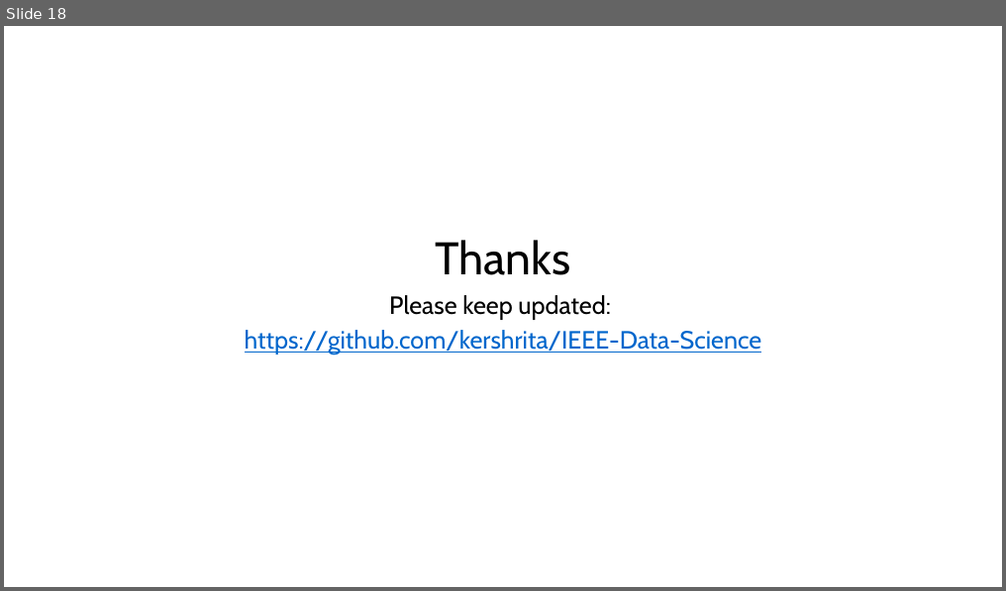
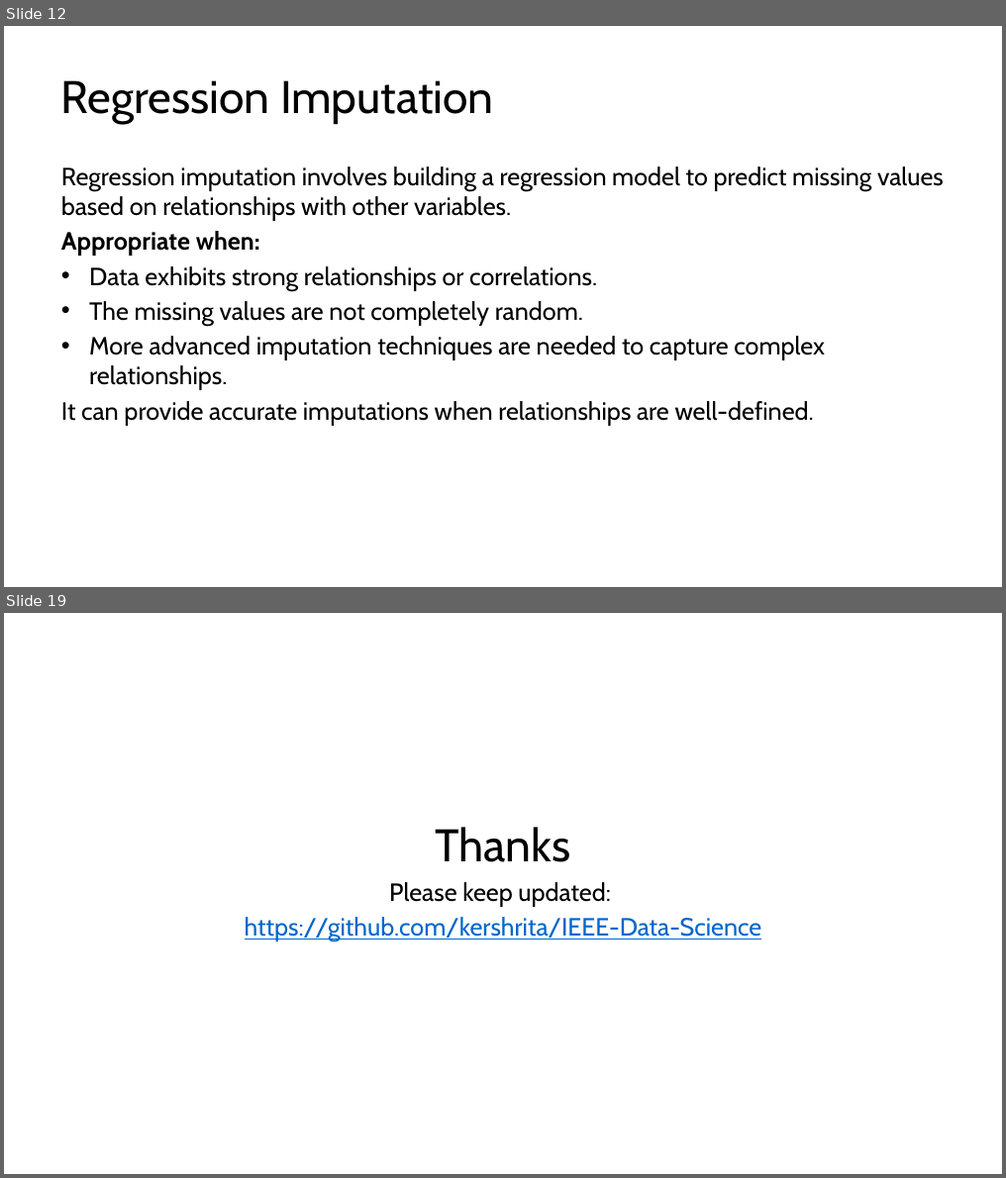
Before and after one commit to kershrita/Data-Science-Roadmap, a slide deck: slides/Session 04 - Planets with pandas & matplotlib.pptx. Shown one above the other, each under a label of ours: slide 18 before the commit, slides 12 and 19 after it; the slides between them are not shown. The pictures are 1006x591 and 1006x1178 pixels, drawn with LibreOffice and Linux fonts; fonts in the diff are those of the drawing. Boxes give left, top, right and bottom in pixels: in the first picture for what was removed or moved away, otherwise in the second. Text is boxed around its words. In the diff, an @@ line names an element or a change of style, - is before the commit and + after.

```diff
--- a/slides/Session 04 - Planets with pandas & matplotlib.pptx
+++ b/slides/Session 04 - Planets with pandas & matplotlib.pptx
@@ slide 12 added at box(4, 26, 1002, 587), background #FFFFFF @@
@@ title added at box(61, 80, 494, 124), 44 pt, text #000000 @@
+Regression Imputation
@@ text added at box(61, 167, 944, 426), 24 pt, text #000000 @@
+Regression imputation involves building a regression model to predict missing values based on relationships with other variables.
+Appropriate when:
+• Data exhibits strong relationships or correlations.
+• The missing values are not completely random.
+• More advanced imputation techniques are needed to capture complex relationships.
+It can provide accurate imputations when relationships are well-defined.
@@ what was slide 18 is now slide 19 @@
```
Also in this commit, not shown: 4 slides changed, 13 other slides added, 13 slides removed.
